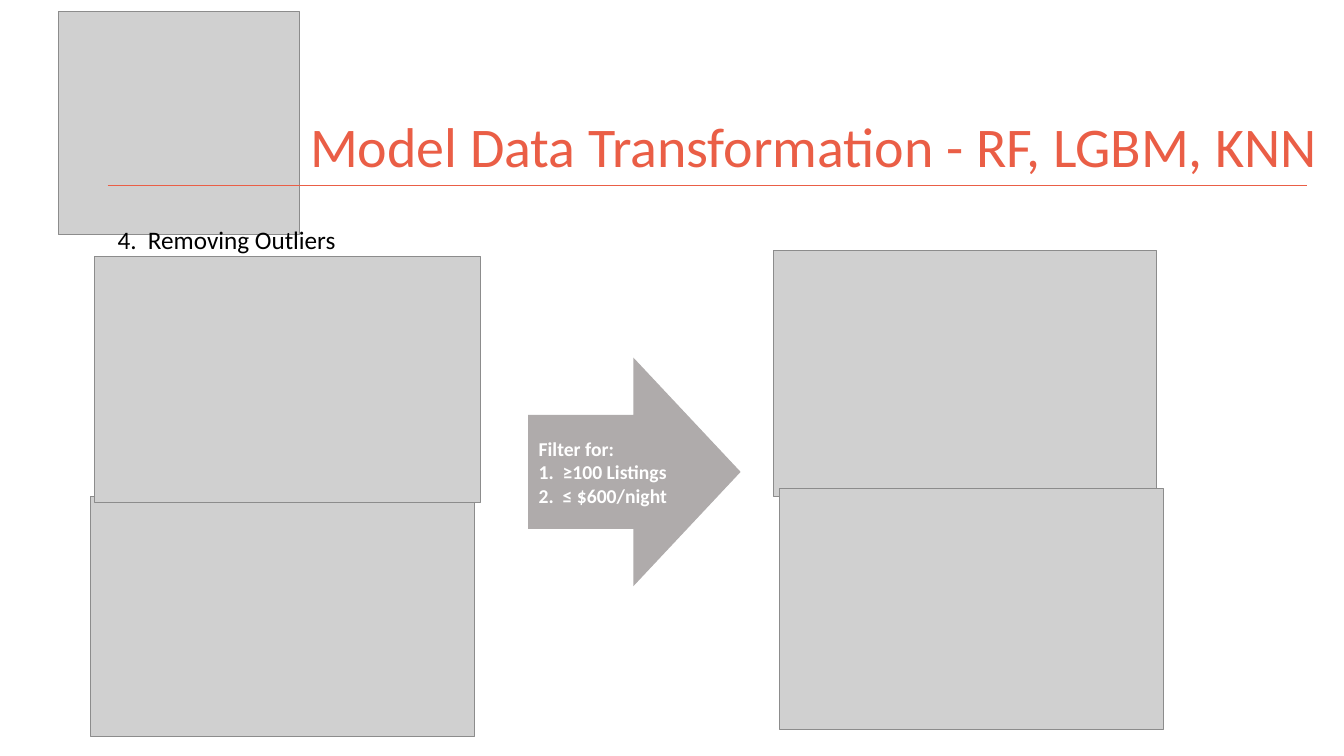
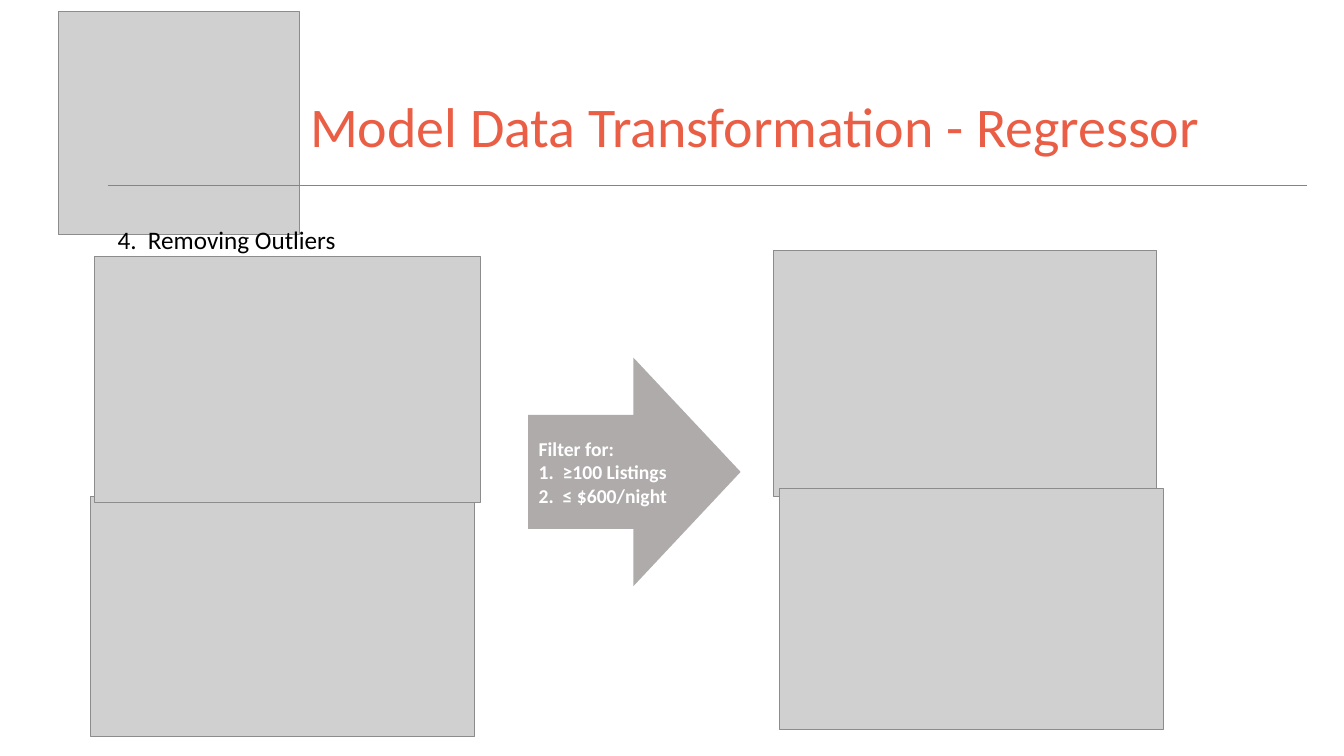
Before and after one commit to kman4/AirbnbPredictions, a slide deck: slide 9 of Airbnb Price Predictions (Model).pptx (slide 11 before the commit). Drawn at 1344x756 pixels with LibreOffice and Linux fonts; fonts in the diff are those of the drawing; grey boxes stand for pictures. Boxes give left, top, right and bottom in pixels: in the first picture for what was removed or moved away, otherwise in the second. Text is boxed around its words. In the diff, an @@ line names an element or a change of style, - is before the commit and + after.

```diff
--- a/Airbnb Price Predictions (Model).pptx
+++ b/Airbnb Price Predictions (Model).pptx
@@ title at <box>310,108,1199,157</box>: text changed @@
-Model Data Transformation - RF, LGBM, KNN
+Model Data Transformation - Regressor
```
Also in this commit, not shown: 5 other slides changed.
